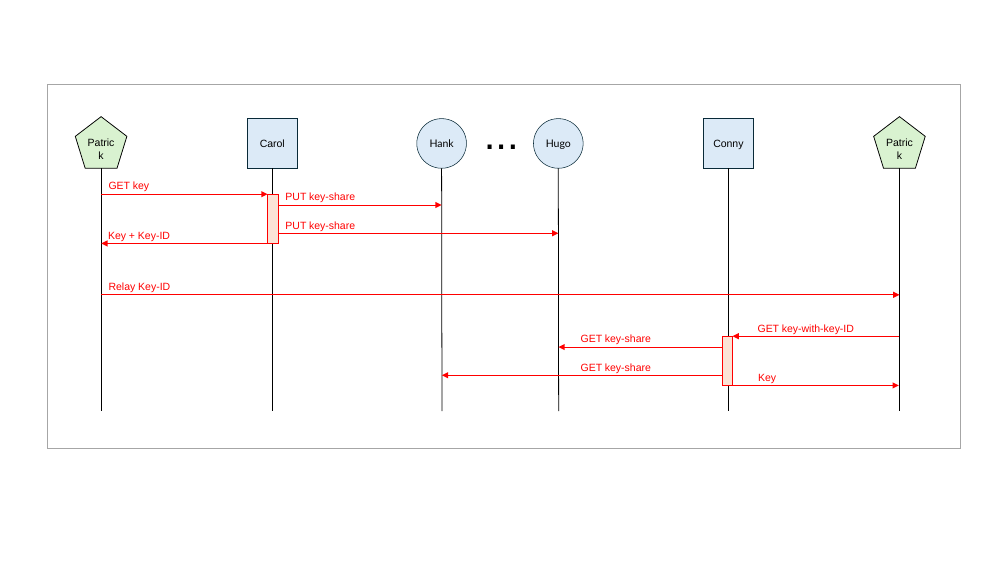
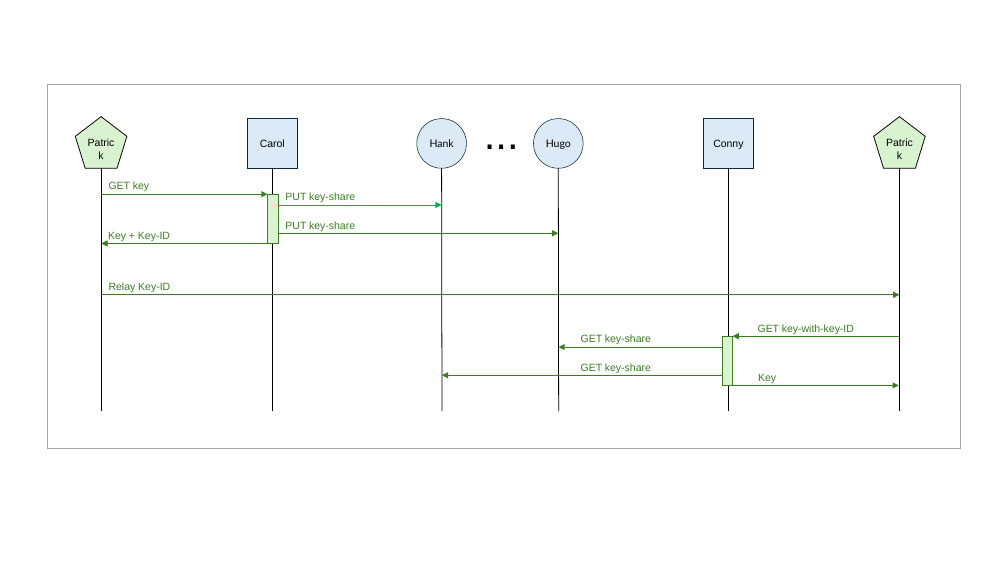
Before and after one commit to brunorijsman/dske-python, a slide deck: slide 3 of docs/figures/figures.pptx. Drawn at 1008x567 pixels with LibreOffice and Linux fonts; fonts in the diff are those of the drawing. Boxes give left, top, right and bottom in pixels: in the first picture for what was removed or moved away, otherwise in the second. Text is boxed around its words. In the diff, an @@ line names an element or a change of style, - is before the commit and + after.

```diff
--- a/docs/figures/figures.pptx
+++ b/docs/figures/figures.pptx
@@ arrow (268, 194) - (101, 194): stroke #FF0000 0.75 pt to #3B7D23 0.75 pt @@
@@ rectangle at box(268, 194, 278, 244): fill #FBE3D6 to #D9F2D0; outline #FF0000 0.75 pt to #3B7D23 0.75 pt @@
@@ arrow (442, 205) - (278, 205): stroke #FF0000 0.75 pt to #00B050 0.75 pt @@
@@ arrow (559, 234) - (278, 234): stroke #FF0000 0.75 pt to #3B7D23 0.75 pt @@
@@ arrow (101, 243) - (268, 243): stroke #FF0000 0.75 pt to #3B7D23 0.75 pt @@
@@ arrow (900, 295) - (101, 295): stroke #FF0000 0.75 pt to #3B7D23 0.75 pt @@
@@ arrow (559, 347) - (722, 347): stroke #FF0000 0.75 pt to #3B7D23 0.75 pt @@
@@ text colour #FF0000 to #3B7D23 in 9 elements at box(109, 181, 149, 191), box(108, 231, 170, 241), box(285, 192, 355, 202), box(285, 221, 355, 231), box(109, 282, 170, 292), box(758, 324, 854, 334), box(758, 374, 776, 383), box(581, 334, 651, 344), box(581, 363, 651, 373) @@
@@ rectangle at box(722, 337, 733, 386): fill #FBE3D6 to #D9F2D0; outline #FF0000 0.75 pt to #3B7D23 0.75 pt @@
@@ arrow (733, 337) - (899, 337): stroke #FF0000 0.75 pt to #3B7D23 0.75 pt @@
@@ arrow (442, 375) - (722, 375): stroke #FF0000 0.75 pt to #3B7D23 0.75 pt @@
@@ arrow (899, 386) - (733, 386): stroke #FF0000 0.75 pt to #3B7D23 0.75 pt @@
```
Also in this commit, not shown: 1 other slide changed, 1 other file.
